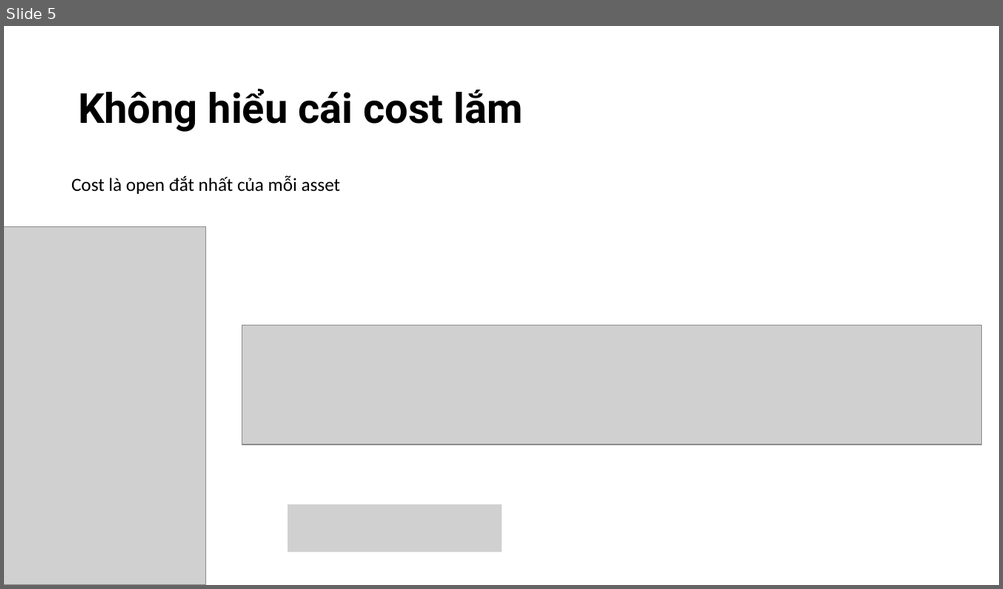
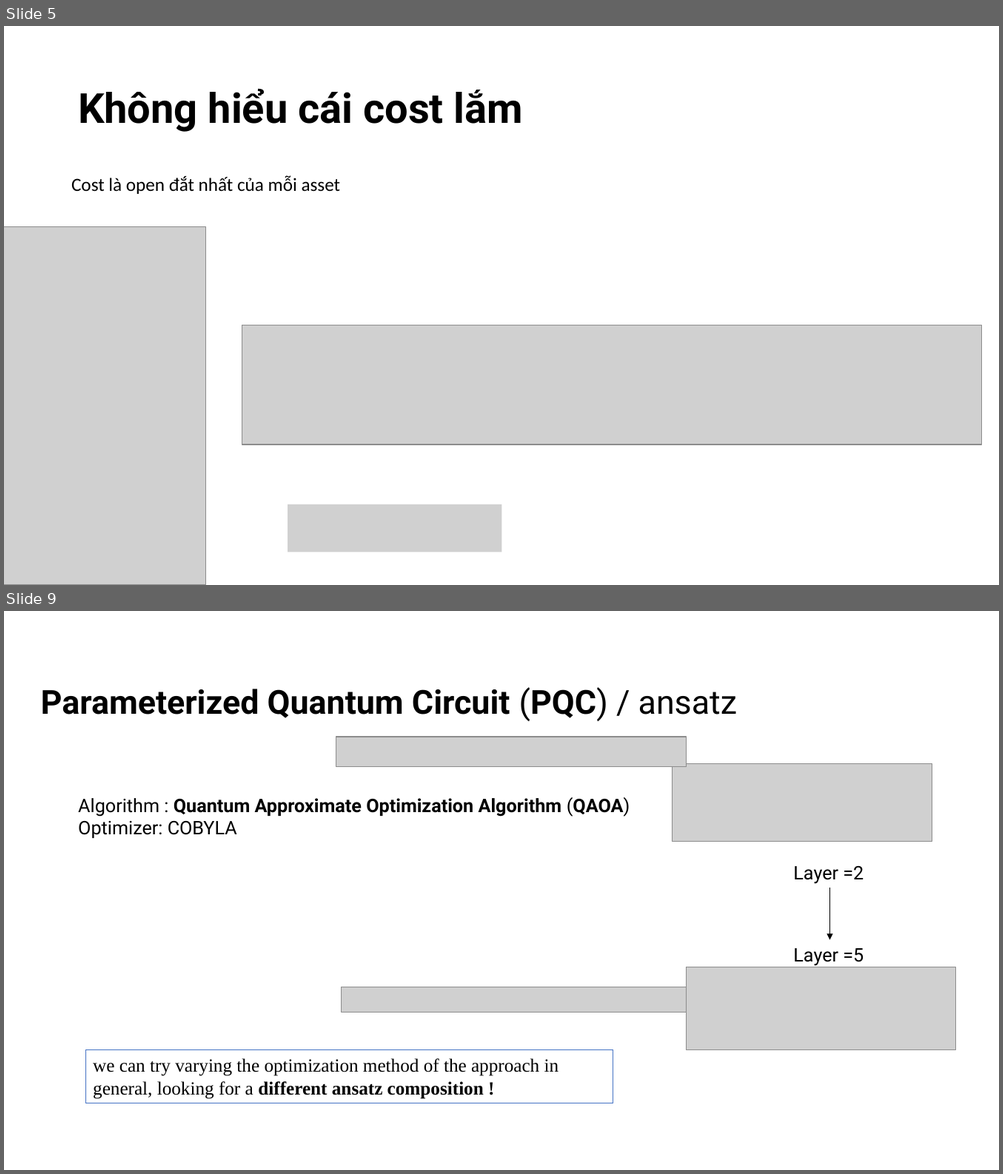
Before and after one commit to tulliavu/QPO, a slide deck: Financial Modeling Using Quantum Computing.pptx. Shown one above the other, each under a label of ours: slide 5 before the commit, slides 5 and 9 after it; the slides between them are not shown. The pictures are 1003x589 and 1003x1174 pixels, drawn with LibreOffice and Linux fonts; fonts in the diff are those of the drawing; grey boxes stand for pictures. Boxes give left, top, right and bottom in pixels: in the first picture for what was removed or moved away, otherwise in the second. Text is boxed around its words. In the diff, an @@ line names an element or a change of style, - is before the commit and + after.

```diff
--- a/Financial Modeling Using Quantum Computing.pptx
+++ b/Financial Modeling Using Quantum Computing.pptx
@@ slide 9 added at [4,611,999,1170], background #FFFFFF @@
@@ text added at [41,687,737,721], 32 pt, text #000000, bold @@
+Parameterized Quantum Circuit (PQC) / ansatz
@@ picture added at [336,737,686,767] @@
@@ picture added at [671,764,932,842] @@
@@ text added at [78,797,630,838], 18 pt, text #000000, bold @@
+Algorithm : Quantum Approximate Optimization Algorithm (QAOA)
+Optimizer: COBYLA
@@ text added at [793,866,863,884], 18 pt, text #000000 @@
+Layer =2
@@ arrow added from (830, 889) to (830, 940), #000000 0.5 pt @@
@@ text added at [793,948,863,966], 18 pt, text #000000 @@
+Layer =5
@@ picture added at [341,988,686,1012] @@
@@ picture added at [686,968,956,1051] @@
@@ rectangle added at [85,1051,613,1103], outline #4472C4 0.75 pt, 18 pt, text #000000 @@
+we can try varying the optimization method of the approach in general, looking for a different ansatz composition !
```
Also in this commit, not shown: 2 slides changed, 2 other slides added, 3 other files.
